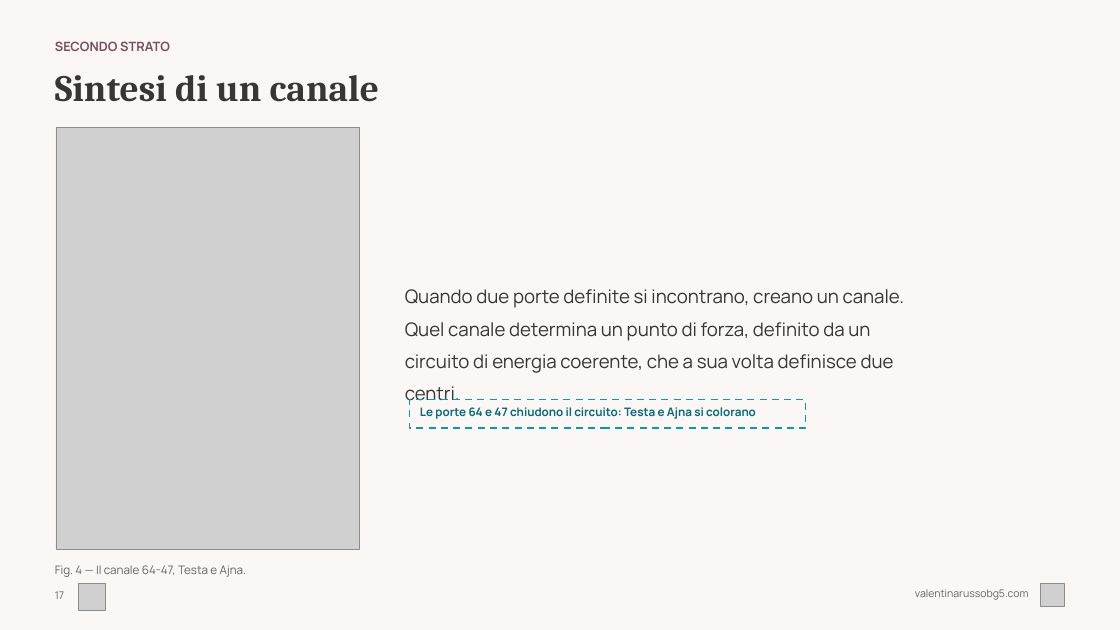
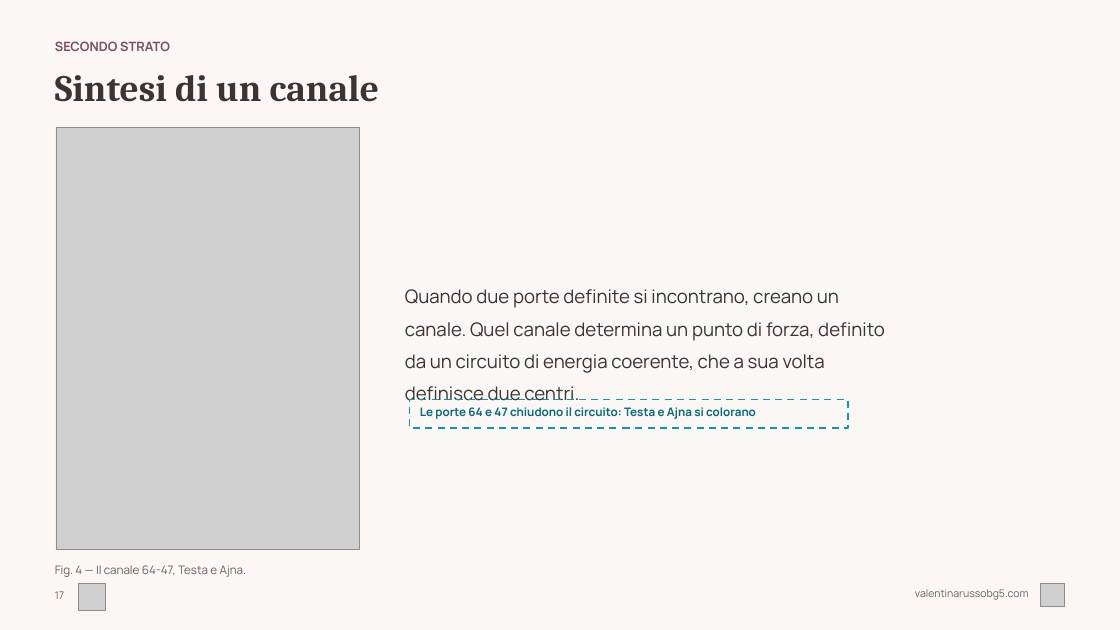
Before and after one commit to valentina-russo/valentinarusso-site, a slide deck: slide 17 of grav-site/root/kit-corso/corso-base-hd.pptx. Drawn at 1120x630 pixels with LibreOffice and Linux fonts; fonts in the diff are those of the drawing; grey boxes stand for pictures. Boxes give left, top, right and bottom in pixels: in the first picture for what was removed or moved away, otherwise in the second. Text is boxed around its words. In the diff, an @@ line names an element or a change of style, - is before the commit and + after.

```diff
--- a/grav-site/root/kit-corso/corso-base-hd.pptx
+++ b/grav-site/root/kit-corso/corso-base-hd.pptx
@@ text at box(405, 289, 885, 373): text changed @@
-Quando due porte definite si incontrano, creano un canale. Quel canale determina un punto di forza, definito da un circuito di energia coerente, che a sua volta definisce due centri.
+Quando due porte definite si incontrano, creano un
+canale. Quel canale determina un punto di forza, definito
+da un circuito di energia coerente, che a sua volta
+definisce due centri.
@@ rectangle "Le porte 64 e 47 ...": place and size @@
-rectangle "Le porte 64 e 47 ..." at box(409, 400, 805, 429)
+rectangle "Le porte 64 e 47 ..." at box(409, 400, 848, 429)
```
Also in this commit, not shown: 29 other slides changed, 1 other file.
